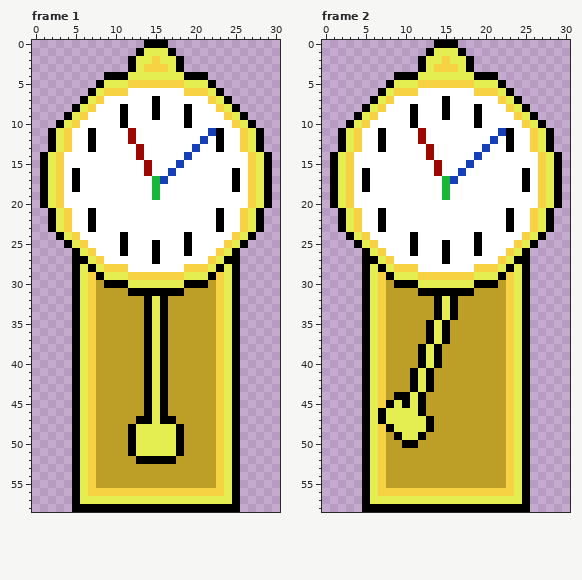
Pixel-art file: WIP/Clock(1).aseprite. The picture above is the old version.
31x59 pixels, 8 frames. Shown: frame 1, frame 2. The commit also changed other frames, which this record leaves out.
After:
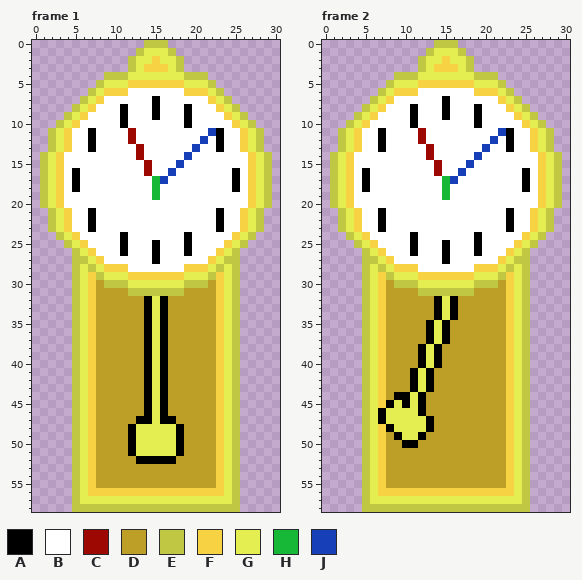
Palette (. is transparent): A #000000  B #ffffff  C #9d0902  D #bd9f27  E #c0c743  F #f7d242  G #e5ee51  H #17b838  J #173fb8
The edit:
Changed rows in their new state; - is an unchanged pixel.
Frame 1:
first column x 1:
 0 -------------EEE-------------
 1 ------------E---E------------
 2 -----------E-----E-----------
 3 -----------E-----E-----------
 4 --------EEE-------EEE--------
 5 -------E-------------E-------
 6 ------E---------------E------
 7 -----E-----------------E-----
 8 ----E-------------------E----
 9 ---E---------------------E---
10 --E-----------------------E--
11 -E-------------------------E-
12 -E-------------------------E-
13 -E-------------------------E-
14 E---------------------------E
15 E---------------------------E
16 E---------------------------E
17 E---------------------------E
18 E---------------------------E
19 E---------------------------E
20 E---------------------------E
21 -E-------------------------E-
22 -E-------------------------E-
23 -E-------------------------E-
24 --E-----------------------E--
25 ---E---------------------E---
26 ----E-------------------E----
27 ----EE-----------------EE----
28 ----E-E---------------E-E----
29 ----E--E-------------E--E----
30 ----E---EEE-------EEE---E----
31 ----E------EEEEEEE------E----
32 ----E-------------------E----
33 ----E-------------------E----
34 ----E-------------------E----
35 ----E-------------------E----
36 ----E-------------------E----
37 ----E-------------------E----
38 ----E-------------------E----
39 ----E-------------------E----
40 ----E-------------------E----
41 ----E-------------------E----
42 ----E-------------------E----
43 ----E-------------------E----
44 ----E-------------------E----
45 ----E-------------------E----
46 ----E-------------------E----
47 ----E-------------------E----
48 ----E-------------------E----
49 ----E-------------------E----
50 ----E-------------------E----
51 ----E-------------------E----
52 ----E-------------------E----
53 ----E-------------------E----
54 ----E-------------------E----
55 ----E-------------------E----
56 ----E-------------------E----
57 ----E-------------------E----
58 ----EEEEEEEEEEEEEEEEEEEEE----
Frame 2: the same change as frame 1
